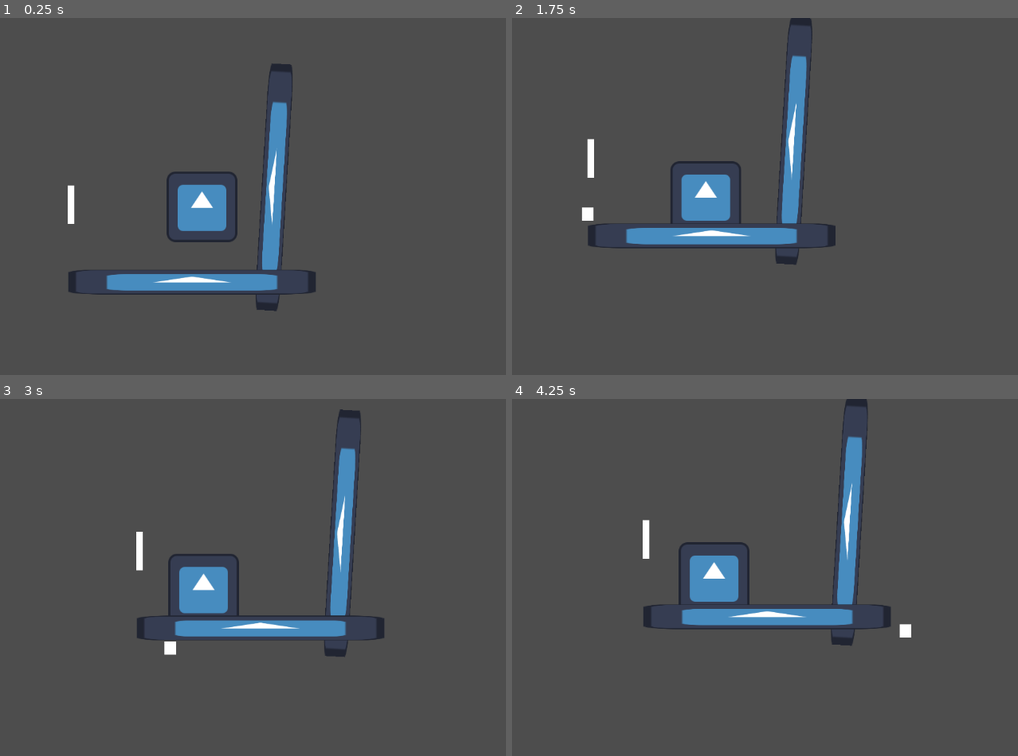
Above: before the commit, frames 1-4 (two rows, left to right).
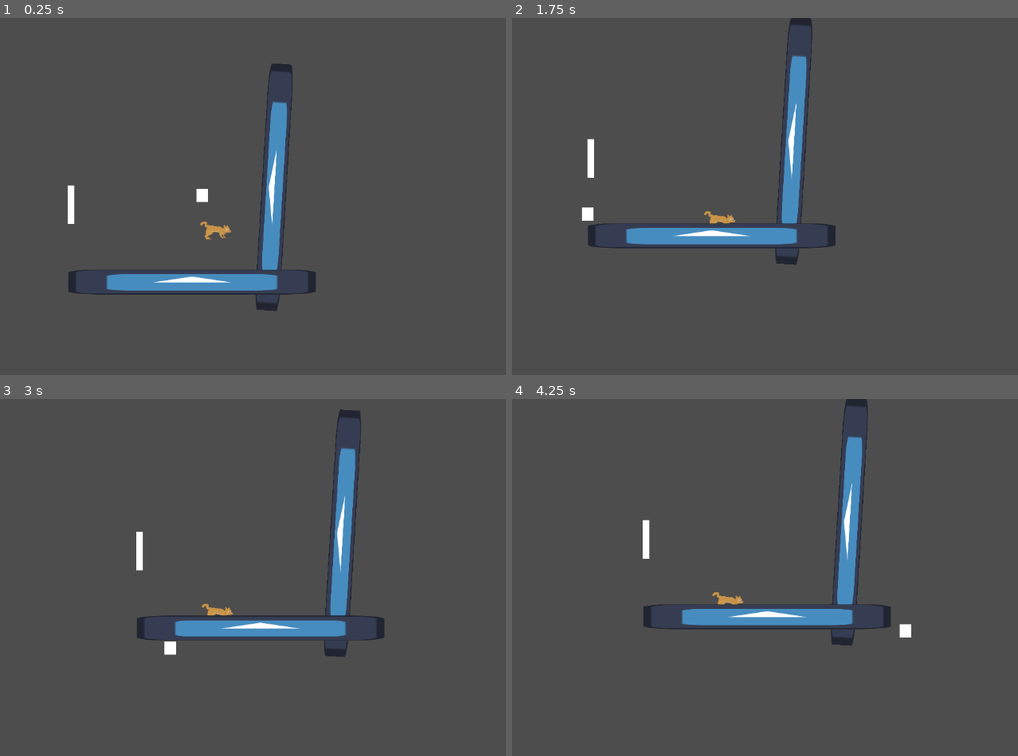
Above: after the commit, the same moments.

Repository: arrowira/RedDotJam
Game: Godot game, scene res://main.tscn
The game is run twice, just before and just after one commit, with the same random seed, the same clock (stepped at 60 frames per second) and the same inputs. The engine's default icon, where the game draws it, is replaced by a stand-in: a white triangle on a blue panel in a dark square.
Inputs (mouse positions are in pixels of both pictures, inside the frame that each line leads up to):
- Up to frame 1 (0.25 s): no input
- Up to frame 2 (1.75 s): move the mouse to (856, 178) at 0.52 s; move the mouse to (587, 214) at 1.27 s
- Up to frame 3 (3 s): move the mouse to (268, 498) at 2.02 s; move the mouse to (172, 648) at 2.77 s
- Up to frame 4 (4.25 s): move the mouse to (906, 631) at 3.52 s

The runs differ from the first frame. In frame 1, 1.7% of the frame differs, in the area x 32-47%, y 42-63%; in frame 2, 1.5%; in frame 3, 1.6%; in frame 4, 1.6%.

Commit message:
cat sprite placeholder (no animations)

Diff:
--- a/reddotproject/cat/cat.tscn
+++ b/reddotproject/cat/cat.tscn
@@ -1,7 +1,7 @@
 [gd_scene load_steps=4 format=3 uid="uid://lxssocnf1y78"]
 
 [ext_resource type="Script" path="res://cat/catBody.gd" id="1_gncxy"]
-[ext_resource type="Texture2D" uid="uid://bm3ktic81brxs" path="res://icon.svg" id="2_c74sr"]
+[ext_resource type="Texture2D" uid="uid://dbtoqjtdtm24r" path="res://cat/cat_walk.png" id="2_3b48m"]
 
 [sub_resource type="RectangleShape2D" id="RectangleShape2D_cknl8"]
 size = Vector2(73, 69)
@@ -19,7 +19,10 @@
 position_smoothing_enabled = true
 
 [node name="Sprite2D" type="Sprite2D" parent="."]
-texture = ExtResource("2_c74sr")
+position = Vector2(-5, 4)
+texture = ExtResource("2_3b48m")
+centered = false
+hframes = 7
 
 [node name="vision" type="RayCast2D" parent="."]
 position = Vector2(1, 1)
--- a/reddotproject/cat/catBody.gd
+++ b/reddotproject/cat/catBody.gd
@@ -12,35 +12,35 @@
 
 
 
-	$vision.target_position = to_local(get_global_mouse_position())
-	if $vision.is_colliding():
-		redDotVisible = false
-		#high friction
-		velocity.x = lerp(velocity.x, 0.0, 10*friction)
-	else:
+    $vision.target_position = to_local(get_global_mouse_position())
+    if $vision.is_colliding():
+        redDotVisible = false
+        #high friction
+        velocity.x = lerp(velocity.x, 0.0, 10*friction)
+    else:
 
-		redDotVisible = true
-		#low friction
-		velocity.x = lerp(velocity.x, 0.0, friction)
-	# Add the gravity.
-	if not is_on_floor():
-		velocity += get_gravity() * delta
-	if redDotVisible:
-		#direction cat moves in
-		dir = get_global_mouse_position().x-position.x
-		if dir <0:
-			dir = -1
-		else:
-			dir = 1
+        redDotVisible = true
+        #low friction
+        velocity.x = lerp(velocity.x, 0.0, friction)
+    # Add the gravity.
+    if not is_on_floor():
+        velocity += get_gravity() * delta
+    if redDotVisible:
+        #direction cat moves in
+        dir = get_global_mouse_position().x-position.x
+        if dir <0:
+            dir = -1
+        else:
+            dir = 1
 
 
-		#cat movement
-		velocity.x+=dir*delta*speed
-		#jump checks
-		if abs(get_global_mouse_position().y-position.y)>60 and get_global_mouse_position().y<position.y and is_on_floor():
-			#if in jump range
-			if abs(get_global_mouse_position().x-position.x)<150:
-				velocity.y = jumpVelocity
+        #cat movement
+        velocity.x+=dir*delta*speed
+        #jump checks
+        if abs(get_global_mouse_position().y-position.y)>60 and get_global_mouse_position().y<position.y and is_on_floor():
+            #if in jump range
+            if abs(get_global_mouse_position().x-position.x)<150:
+                velocity.y = jumpVelocity
 
 
 
@@ -48,4 +48,4 @@
 
 
 
-	move_and_slide()
+    move_and_slide()
Binary file added: reddotproject/cat/cat_walk.png
Not shown, added: reddotproject/cat/cat_walk.png.import
